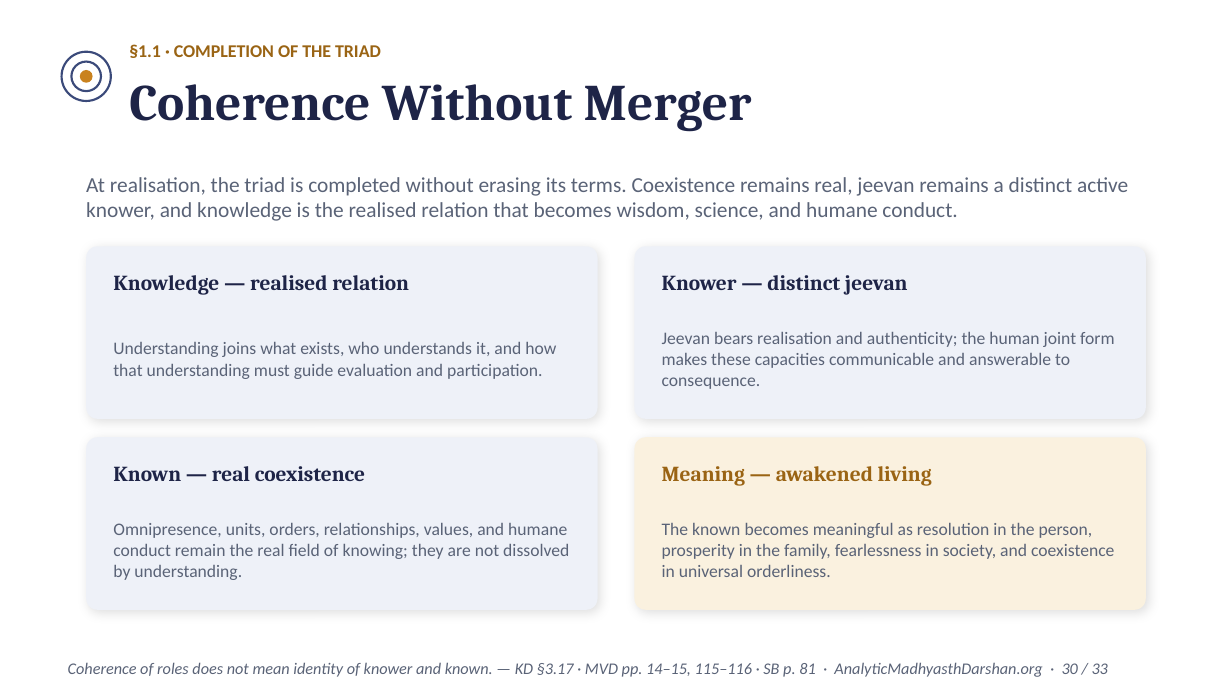
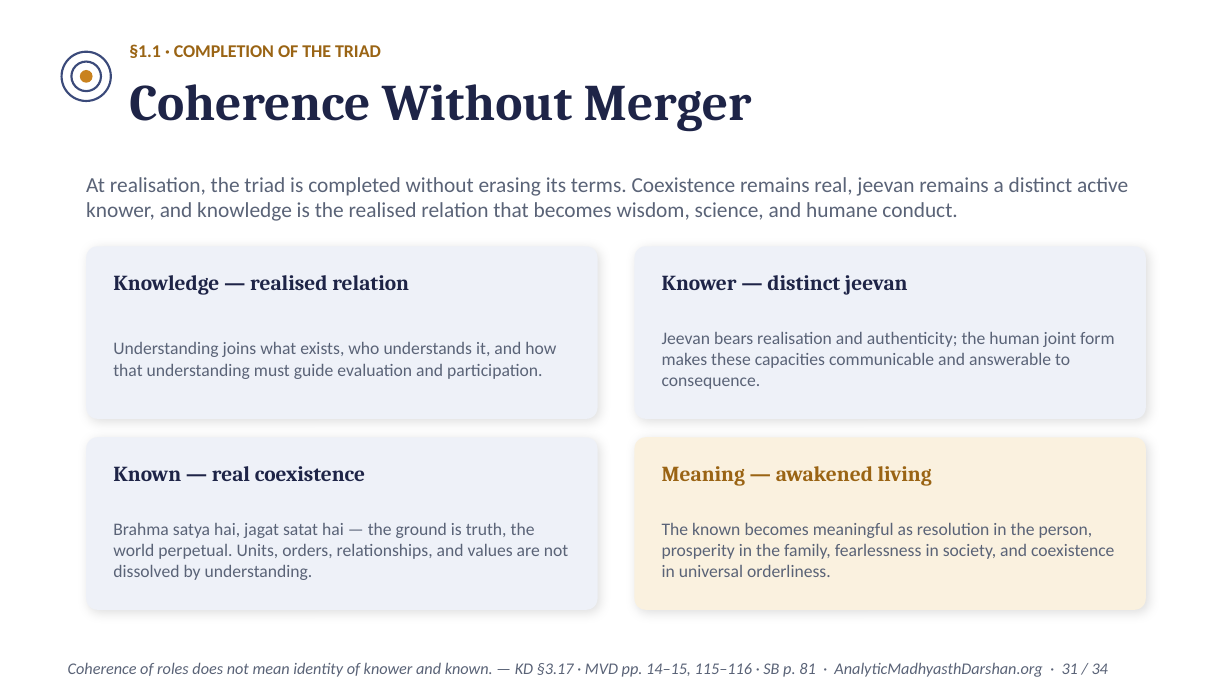
Before and after one commit to raghavamohan/AnalyticMadhyasthDarshan, a slide deck: slide 31 of Studies/The-Epistemology-of-Coexistence/The-Epistemology-of-Coexistence-Madhyasth-Darshan.pptx (slide 30 before the commit). Drawn at 1232x693 pixels with LibreOffice and Linux fonts; fonts in the diff are those of the drawing. Boxes give left, top, right and bottom in pixels: in the first picture for what was removed or moved away, otherwise in the second. Text is boxed around its words. In the diff, an @@ line names an element or a change of style, - is before the commit and + after.

```diff
--- a/Studies/The-Epistemology-of-Coexistence/The-Epistemology-of-Coexistence-Madhyasth-Darshan.pptx
+++ b/Studies/The-Epistemology-of-Coexistence/The-Epistemology-of-Coexistence-Madhyasth-Darshan.pptx
@@ text at <box>113,523,568,580</box>: text changed @@
-Omnipresence, units, orders, relationships, values, and humane conduct remain the real field of knowing; they are not dissolved by understanding.
+Brahma satya hai, jagat satat hai — the ground is truth, the world perpetual. Units, orders, relationships, and values are not dissolved by understanding.
@@ text at <box>68,662,1108,677</box>: text changed @@
-Coherence of roles does not mean identity of knower and known. — KD §3.17 · MVD pp. 14–15, 115–116 · SB p. 81 · AnalyticMadhyasthDarshan.org · 30 / 33
+Coherence of roles does not mean identity of knower and known. — KD §3.17 · MVD pp. 14–15, 115–116 · SB p. 81 · AnalyticMadhyasthDarshan.org · 31 / 34
```
Also in this commit, not shown: 32 other slides changed, 1 slide added.
